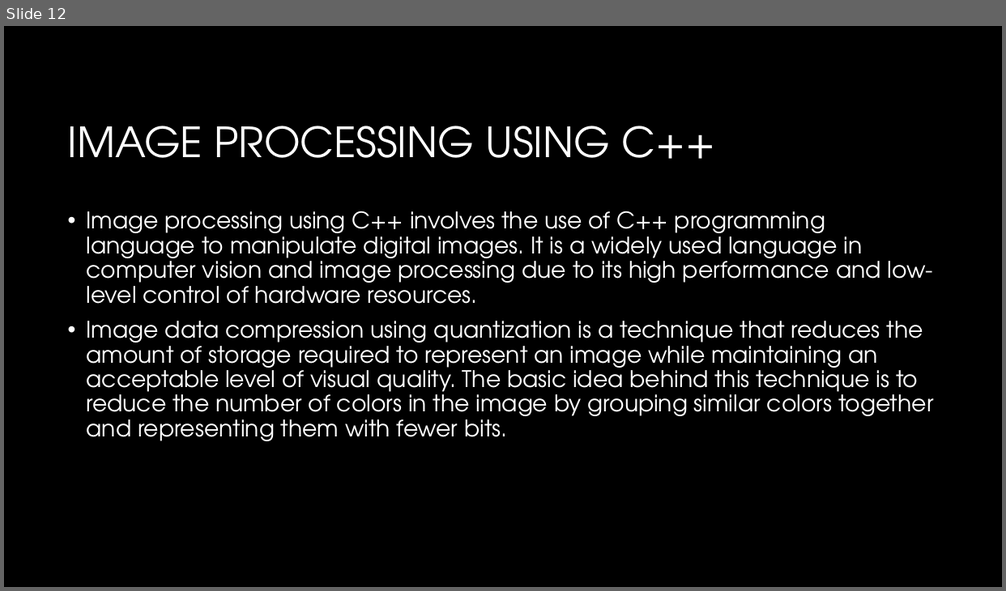
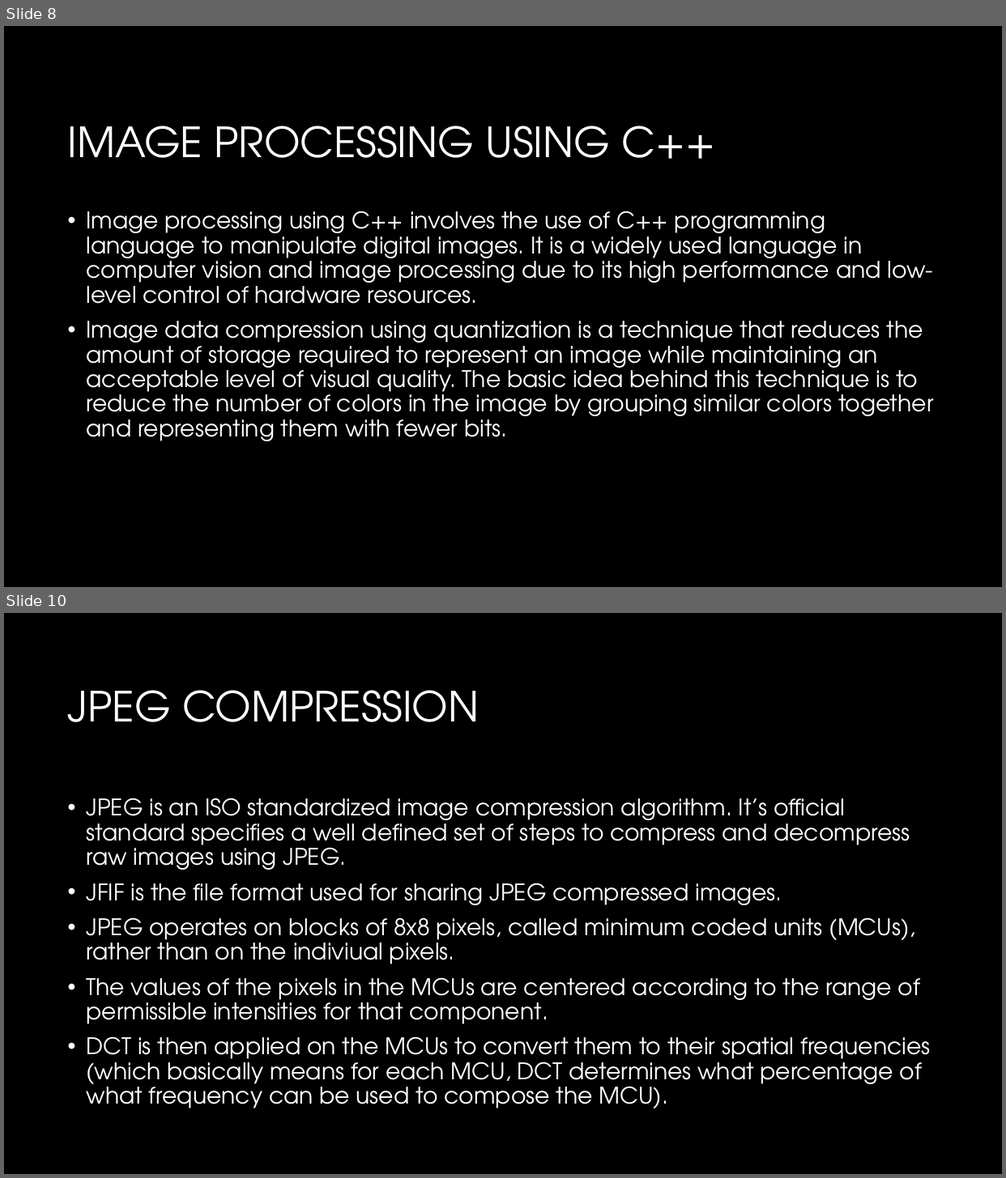
Before and after one commit to rishilss99/Distributed-CDS, a slide deck: Presentation.pptx. Shown one above the other, each under a label of ours: slide 12 before the commit, slides 8 and 10 after it; the slides between them are not shown. The pictures are 1006x591 and 1006x1178 pixels, drawn with LibreOffice and Linux fonts; fonts in the diff are those of the drawing; background and template pictures are left out. Boxes give left, top, right and bottom in pixels: in the first picture for what was removed or moved away, otherwise in the second. Text is boxed around its words. In the diff, an @@ line names an element or a change of style, - is before the commit and + after.

```diff
--- a/Presentation.pptx
+++ b/Presentation.pptx
@@ slide 10 added at bbox=[4, 613, 1002, 1174], background #000000 @@
@@ title added at bbox=[68, 690, 479, 722], 40 pt, text #FFFFFF @@
+JPEG COMPRESSION
@@ text added at bbox=[87, 798, 930, 1109], 22 pt, text #FFFFFF @@
+• JPEG is an ISO standardized image compression algorithm. It’s official standard specifies a well defined set of steps to compress and decompress raw images using JPEG.
+• JFIF is the file format used for sharing JPEG compressed images.
+• JPEG operates on blocks of 8x8 pixels, called minimum coded units (MCUs), rather than on the indiviual pixels.
+• The values of the pixels in the MCUs are centered according to the range of permissible intensities for that component.
+• DCT is then applied on the MCUs to convert them to their spatial frequencies (which basically means for each MCU, DCT determines what percentage of what frequency can be used to compose the MCU).
@@ what was slide 12 is now slide 8 @@
```
Also in this commit, not shown: 5 other slides added.
